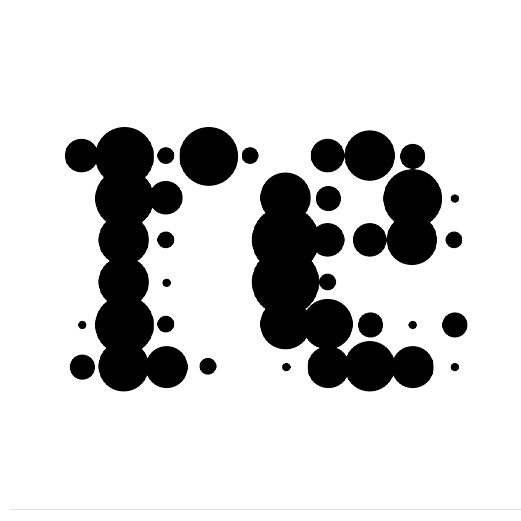
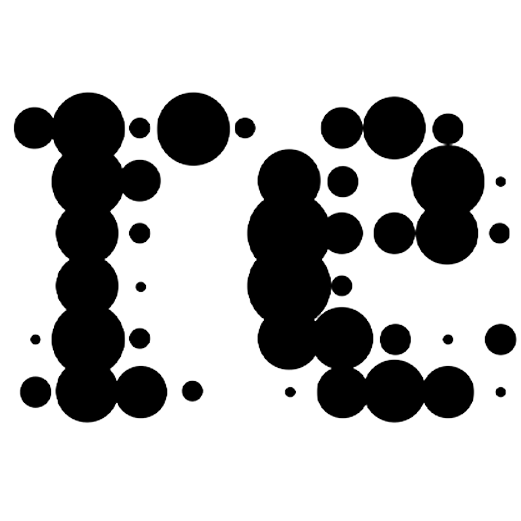
Layer changes from the first 521×521 image to the second:
painted on "Color Fill 1" over [9, 91, 521, 510]